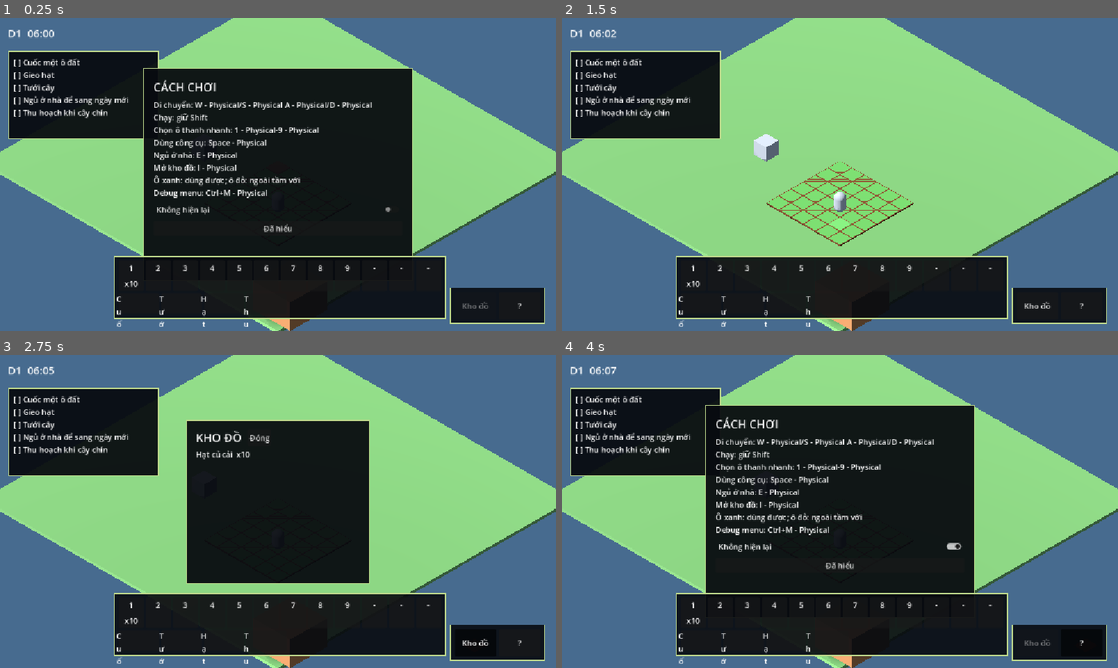
Above: before the commit, frames 1-4 (two rows, left to right).
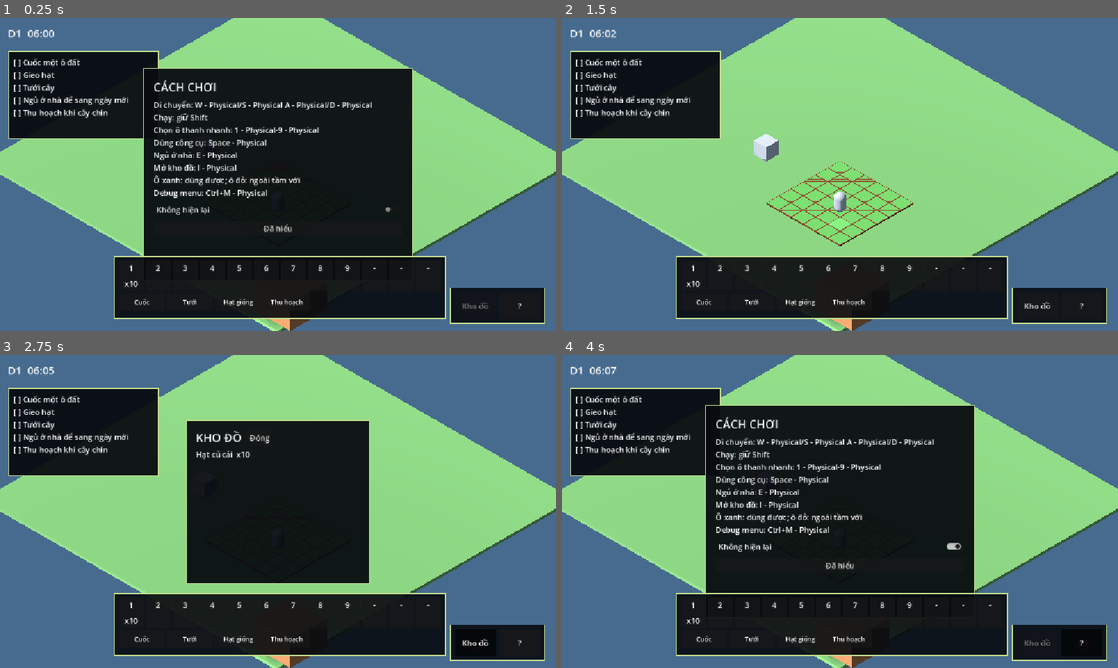
Above: after the commit, the same moments.

Repository: hoangarts1/nongtrai
Game: Godot game, scene res://scenes/main/main.tscn
Same seed, same stepped clock (60 frames per second), same inputs: the game is played once before the commit and once after it.
Inputs:
- Up to frame 1 (0.25 s): no input
- Up to frame 2 (1.5 s): click "Không hiện lại" at 0.5 s; click "Đã hiểu" at 1.25 s
- Up to frame 3 (2.75 s): click "Kho đồ" at 2 s
- Up to frame 4 (4 s): click "Đóng" at 2.75 s; click "?" at 3.5 s

The runs differ from the first frame. In frame 1, 0.3% of the frame differs, in the area x 20-55%, y 88-99%; in frame 2, 0.3%; in frame 3, 0.3%; in frame 4, 0.3%.

Commit message:
fix: keep hotbar tool labels inside slots
Co-authored-by: Copilot <223556219+Copilot@users.noreply.github.com>

Diff:
--- a/scripts/view/hotbar_panel.gd
+++ b/scripts/view/hotbar_panel.gd
@@ -52,16 +52,19 @@
 func register_tool(tool_id: StringName, label: String, callback: Callable) -> Button:
 	var button: Button = Button.new()
 	button.name = "Tool_%s" % tool_id
-	button.custom_minimum_size = Vector2(84, 42)
+	button.custom_minimum_size = Vector2(96, 36)
 	button.toggle_mode = true
 	button.mouse_filter = Control.MOUSE_FILTER_STOP
 	var tool_label: Label = Label.new()
 	tool_label.name = "ToolLabel"
 	tool_label.text = label
+	tool_label.add_theme_font_size_override("font_size", 13)
 	tool_label.horizontal_alignment = HORIZONTAL_ALIGNMENT_CENTER
 	tool_label.vertical_alignment = VERTICAL_ALIGNMENT_CENTER
-	tool_label.autowrap_mode = TextServer.AUTOWRAP_WORD_SMART
+	tool_label.autowrap_mode = TextServer.AUTOWRAP_OFF
+	tool_label.text_overrun_behavior = TextServer.OVERRUN_TRIM_ELLIPSIS
 	tool_label.mouse_filter = Control.MOUSE_FILTER_IGNORE
+	tool_label.set_anchors_and_offsets_preset(Control.PRESET_FULL_RECT, Control.PRESET_MODE_MINSIZE, 6)
 	button.add_child(tool_label)
 	button.pressed.connect(callback)
 	_tool_row.add_child(button)
--- a/tests/unit/test_hotbar_layout.gd
+++ b/tests/unit/test_hotbar_layout.gd
@@ -21,10 +21,24 @@
 			_collect_labels(slot, labels)
 			for label: Label in labels:
 				assert_true(slot_rect.encloses(label.get_global_rect()), "Label outside %s at %s: slot=%s label=%s" % [slot.name, viewport_size, slot_rect, label.get_global_rect()])
+				assert_true(label.get_line_count() <= 2, "Label wraps too many lines in %s at %s" % [slot.name, viewport_size])
 			for first_index: int in range(labels.size()):
 				for second_index: int in range(first_index + 1, labels.size()):
 					assert_false(labels[first_index].get_global_rect().intersects(labels[second_index].get_global_rect()), "Labels overlap in %s at %s" % [slot.name, viewport_size])
 		main.queue_free()
+
+func test_tool_labels_fit_inside_buttons_without_character_wrapping() -> void:
+	var main: Node = preload("res://scenes/main/main.tscn").instantiate()
+	get_tree().root.add_child(main)
+	await get_tree().process_frame
+	var hotbar: Control = main.get_node("HotbarPanel")
+	var tool_row: HBoxContainer = hotbar.get_node("MarginContainer/Content/ToolRow")
+	for button: Button in tool_row.get_children():
+		var label: Label = button.get_node("ToolLabel")
+		assert_true(button.get_global_rect().encloses(label.get_global_rect()))
+		assert_true(label.get_line_count() <= 2)
+		assert_true(label.get_line_count() == 1, "Tool label is split into multiple lines: %s" % label.text)
+	main.queue_free()
 
 func _collect_labels(node: Node, labels: Array[Label]) -> void:
 	for child: Node in node.get_children():
